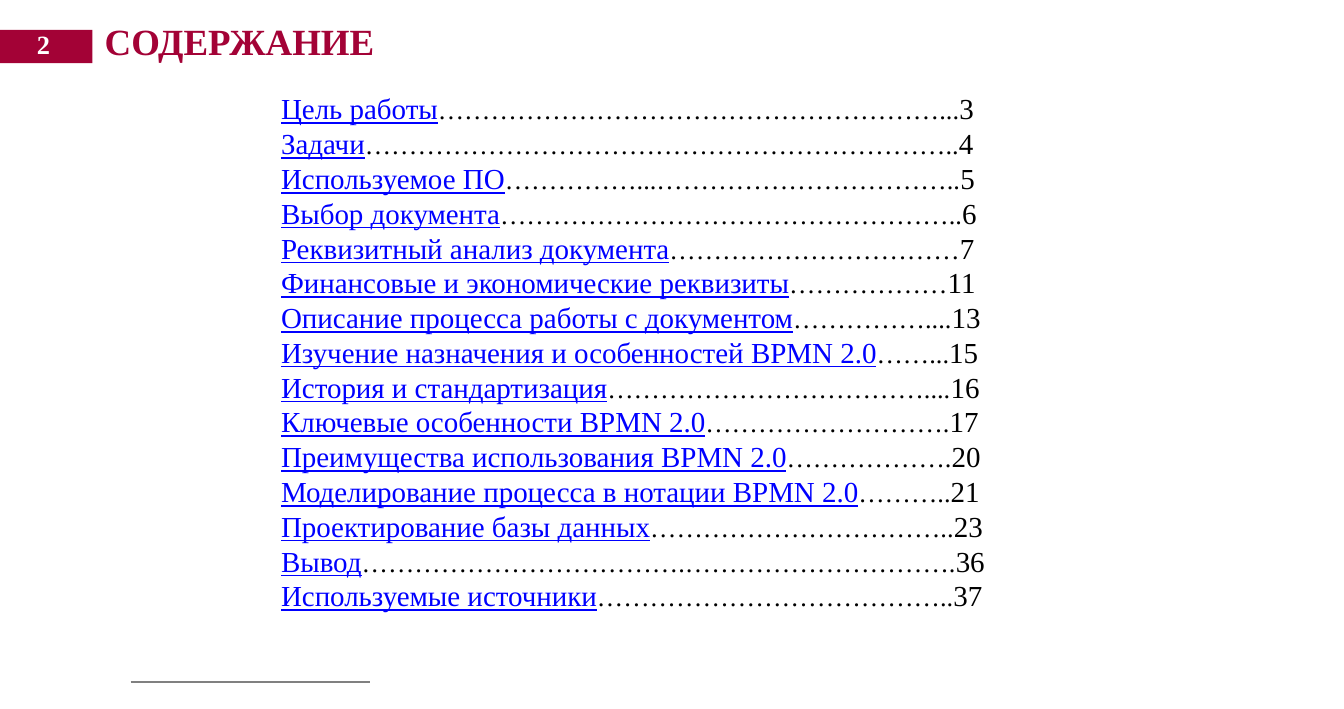
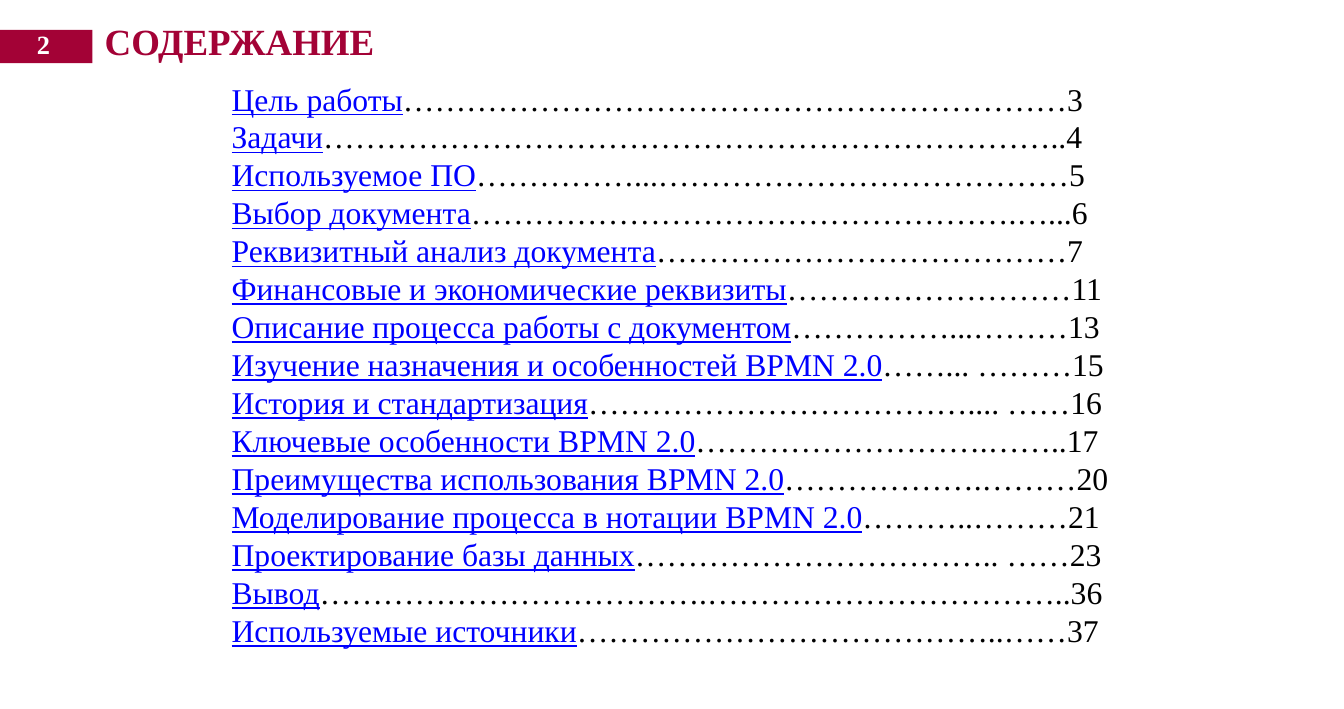
Before and after one commit to xramokkk/lab-2, a slide deck: slide 2 of лаб 2.pptx. Drawn at 1344x709 pixels with LibreOffice and Linux fonts; fonts in the diff are those of the drawing; background and template pictures are left out. Boxes give left, top, right and bottom in pixels: in the first picture for what was removed or moved away, otherwise in the second. Text is boxed around its words. In the diff, an @@ line names an element or a change of style, - is before the commit and + after.

```diff
--- a/лаб 2.pptx
+++ b/лаб 2.pptx
@@ text at [232, 88, 1109, 648]: text changed; size 22 to 24 pt @@
-Цель работы…………………………………………………...3
-Задачи…………………………………………………………..4
-Используемое ПО……………...……………………………..5
-Выбор документа……………………………………………..6
-Реквизитный анализ документа……………………………7
-Финансовые и экономические реквизиты………………11
-Описание процесса работы с документом……………....13
-Изучение назначения и особенностей BPMN 2.0……...15
-История и стандартизация………………………………....16
-Ключевые особенности BPMN 2.0……………………….17
-Преимущества использования BPMN 2.0……………….20
-Моделирование процесса в нотации BPMN 2.0………..21
-Проектирование базы данных……………………………..23
-Вывод……………………………….………………………….36
-Используемые источники…………………………………..37
+Цель работы………………………………………………………3
+Задачи……………………………………………………………..4
+Используемое ПО……………...…………………………………5
+Выбор документа…………………………………………….…...6
+Реквизитный анализ документа…………………………………7
+Финансовые и экономические реквизиты………………………11
+Описание процесса работы с документом……………...………13
+Изучение назначения и особенностей BPMN 2.0……... ………15
+История и стандартизация……………………………….... ……16
+Ключевые особенности BPMN 2.0……………………….……..17
+Преимущества использования BPMN 2.0……………….………20
+Моделирование процесса в нотации BPMN 2.0………..………21
+Проектирование базы данных…………………………….. ……23
+Вывод……………………………….……………………………..36
+Используемые источники…………………………………..……37
@@ rectangle added at [109, 665, 394, 694], fill #FFFFFF @@
@@ line removed from (131, 682) to (370, 682) @@
```
Also in this commit, not shown: 33 other slides changed.
